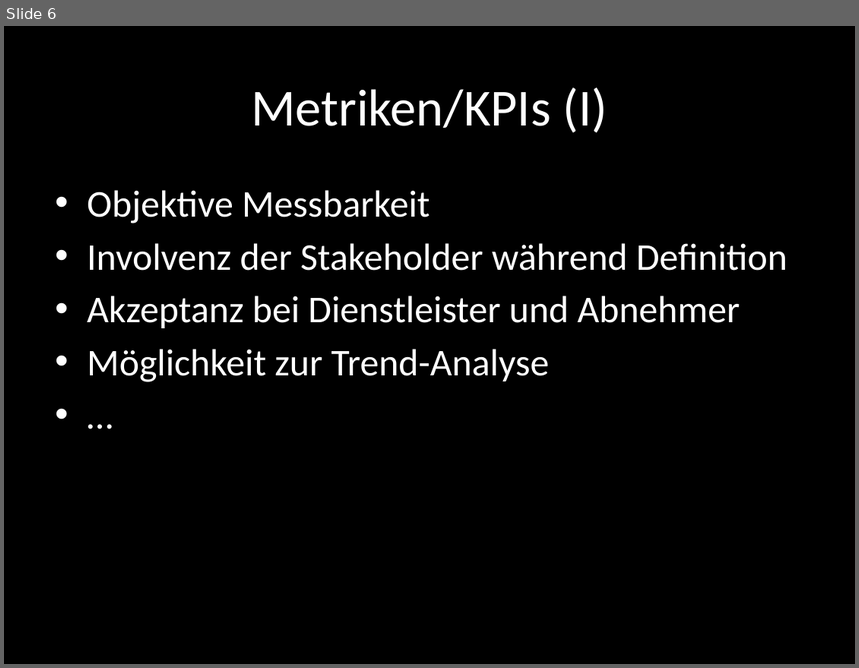
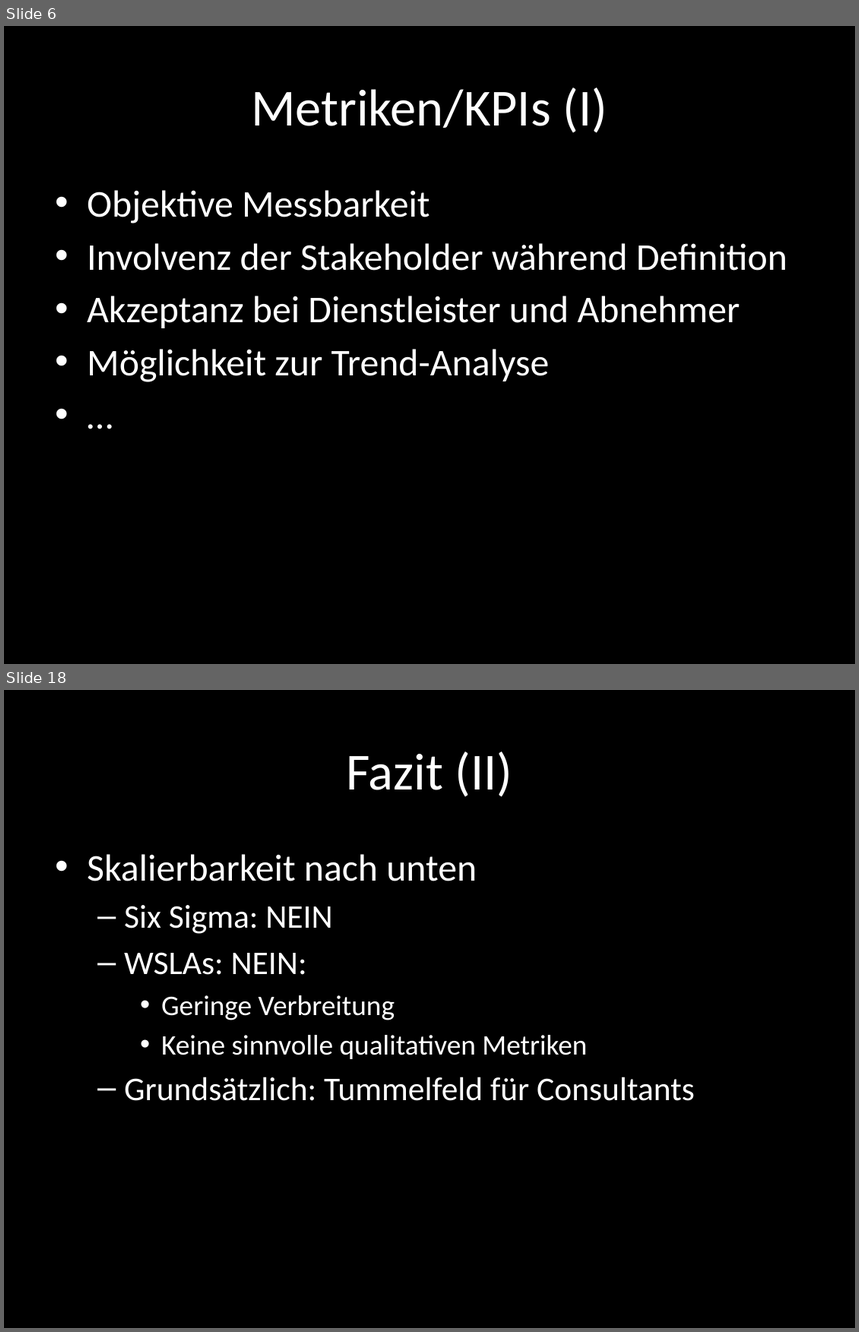
Before and after one commit to foyan/E2E, a slide deck: End-to-end Monitoring.pptx. Shown one above the other, each under a label of ours: slide 6 before the commit, slides 6 and 18 after it; the slides between them are not shown. The pictures are 859x668 and 859x1332 pixels, drawn with LibreOffice and Linux fonts; fonts in the diff are those of the drawing. Boxes give left, top, right and bottom in pixels: in the first picture for what was removed or moved away, otherwise in the second. Text is boxed around its words. In the diff, an @@ line names an element or a change of style, - is before the commit and + after.

```diff
--- a/End-to-end Monitoring.pptx
+++ b/End-to-end Monitoring.pptx
@@ slide 18 added at bbox=[4, 690, 855, 1328], background #000000 @@
@@ title added at bbox=[346, 752, 513, 797], 44 pt, text #FFFFFF @@
+Fazit (II)
@@ text added at bbox=[87, 854, 695, 1101], 28 pt, text #FFFFFF @@
+• Skalierbarkeit nach unten
+  – Six Sigma: NEIN
+  – WSLAs: NEIN:
+    • Geringe Verbreitung
+    • Keine sinnvolle qualitativen Metriken
+  – Grundsätzlich: Tummelfeld für Consultants
```
Also in this commit, not shown: 1 slide changed, 12 other slides added, 1 slide removed, 2 other files.
